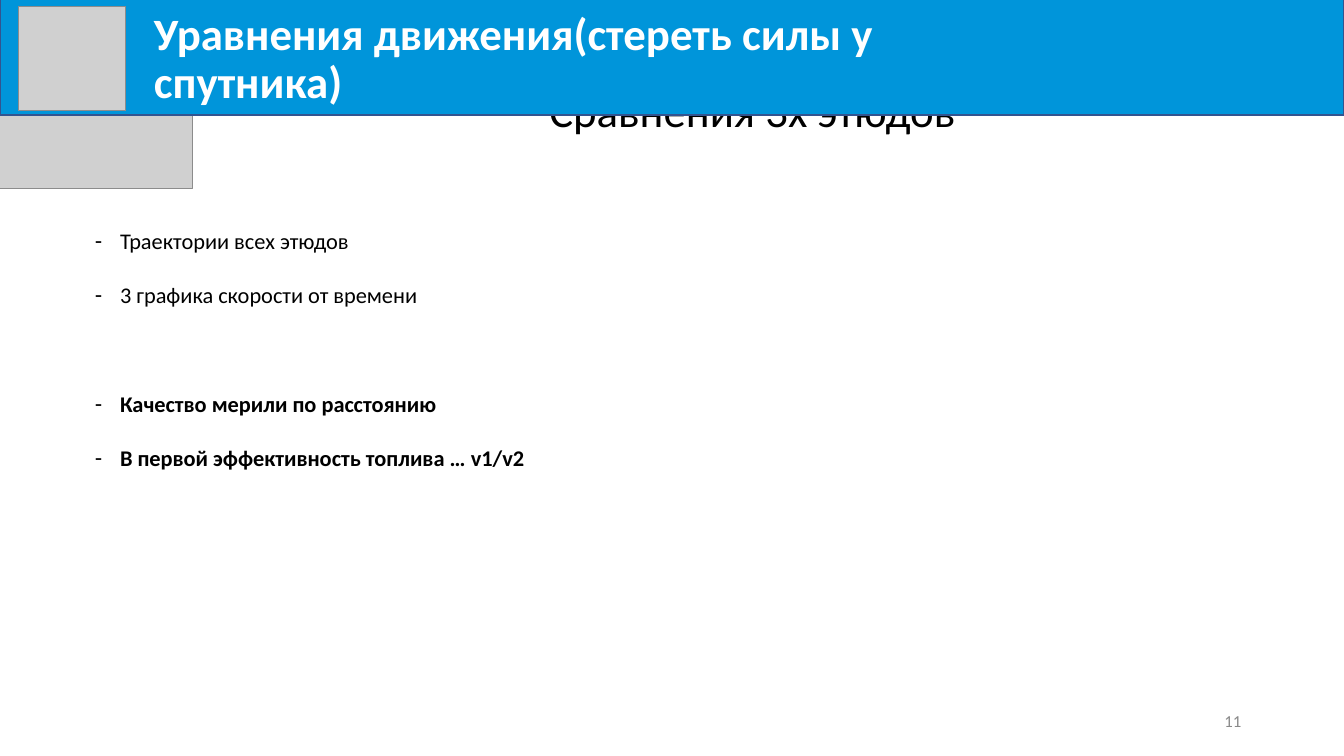
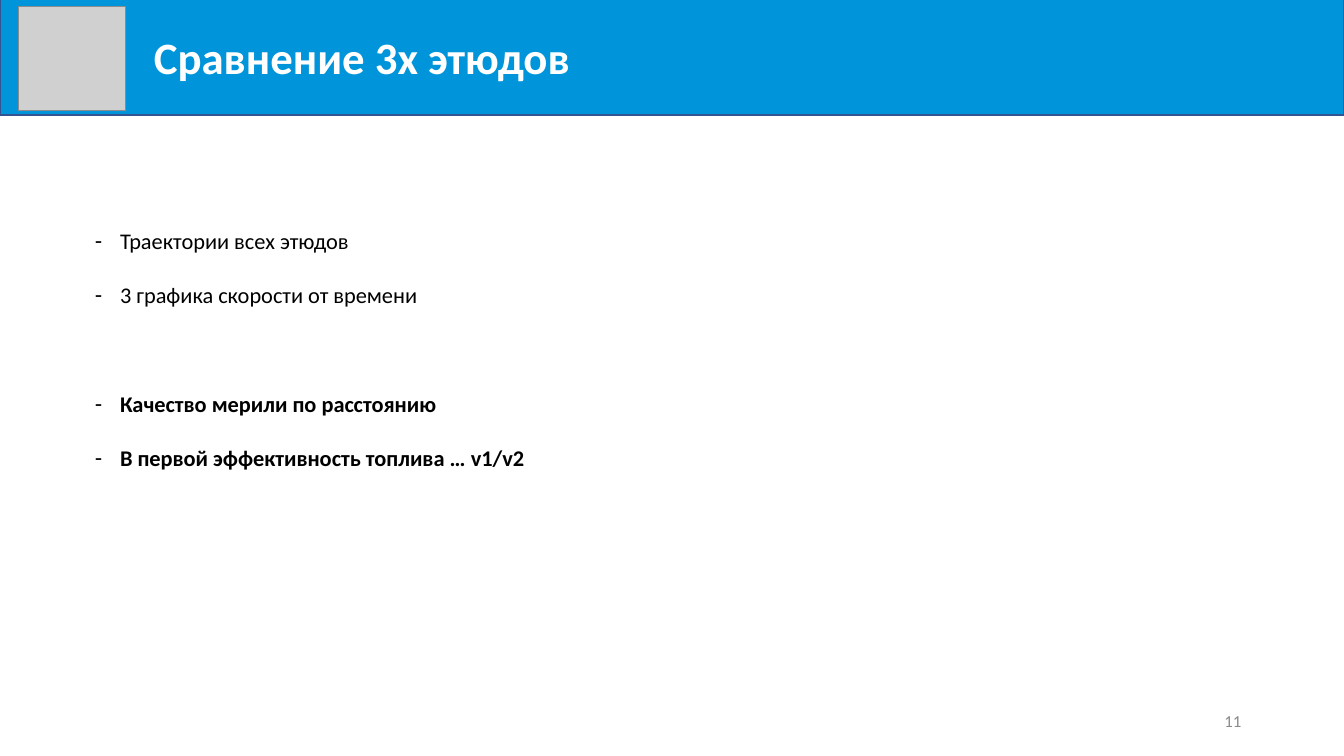
Before and after one commit to Milirik/diploma, a slide deck: slide 11 of Mikheev-K_V.pptx. Drawn at 1344x756 pixels with LibreOffice and Linux fonts; fonts in the diff are those of the drawing; grey boxes stand for pictures. Boxes give left, top, right and bottom in pixels: in the first picture for what was removed or moved away, otherwise in the second. Text is boxed around its words. In the diff, an @@ line names an element or a change of style, - is before the commit and + after.

```diff
--- a/Mikheev-K_V.pptx
+++ b/Mikheev-K_V.pptx
@@ picture removed at bbox=[0, 1, 193, 189] @@
@@ text at bbox=[154, 44, 569, 82]: text changed @@
-Уравнения движения(стереть силы у спутника)
+Сравнение 3х этюдов
@@ title removed at bbox=[549, 114, 956, 139] @@
-Сравнения 3х этюдов
```
Also in this commit, not shown: 10 other slides changed, 1 slide added, 1 slide removed, 2 other files.
